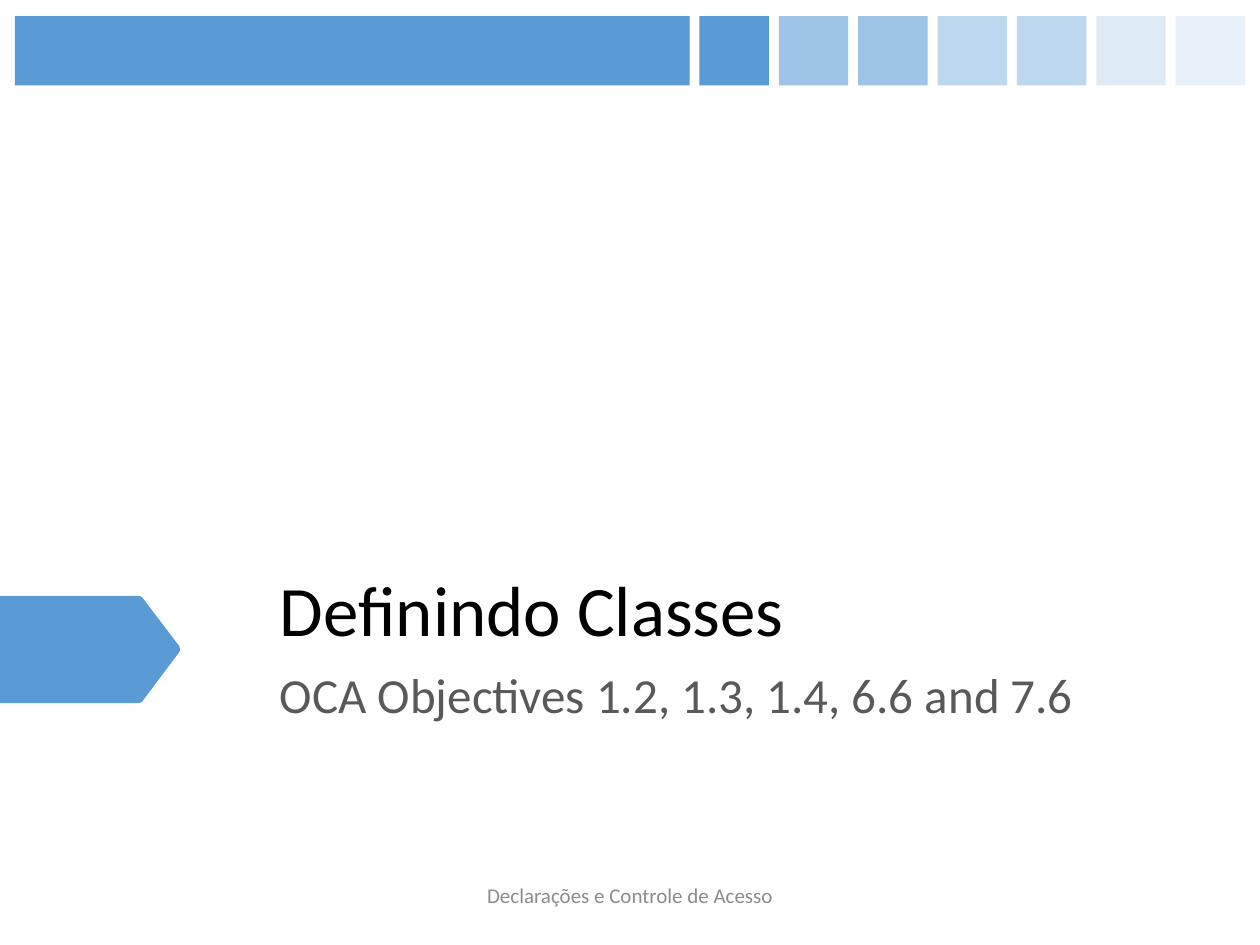
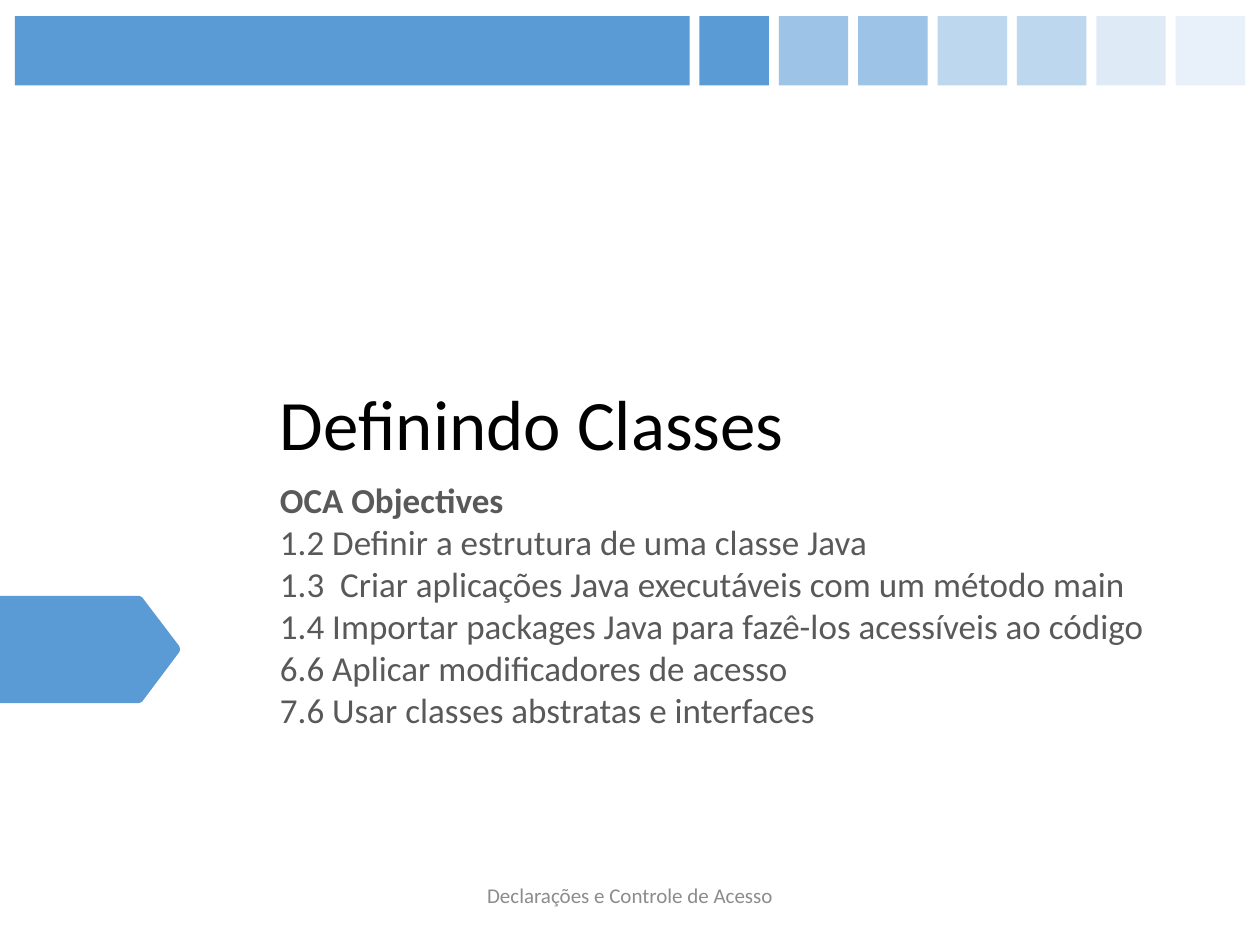
Before and after one commit to figueiredojrr/treinamentoJavaSeOcaAgosto, a slide deck: slide 8 of TreinamentoJavaSeOca/documentos/apresentação/OCA.pptx. Drawn at 1260x945 pixels with LibreOffice and Linux fonts; fonts in the diff are those of the drawing. Boxes give left, top, right and bottom in pixels: in the first picture for what was removed or moved away, otherwise in the second. Text is boxed around its words. In the diff, an @@ line names an element or a change of style, - is before the commit and + after.

```diff
--- a/TreinamentoJavaSeOca/documentos/apresentação/OCA.pptx
+++ b/TreinamentoJavaSeOca/documentos/apresentação/OCA.pptx
@@ title "Definindo Classes": place and size @@
-title "Definindo Classes" at [280, 586, 783, 637]
+title "Definindo Classes" at [280, 400, 783, 451]
@@ subtitle at [280, 488, 1143, 723]: text changed; size 28 to 20 pt @@
-OCA Objectives 1.2, 1.3, 1.4, 6.6 and 7.6
+OCA Objectives
+1.2 Definir a estrutura de uma classe Java
+1.3 Criar aplicações Java executáveis com um método main
+1.4 Importar packages Java para fazê-los acessíveis ao código
+6.6 Aplicar modificadores de acesso
+7.6 Usar classes abstratas e interfaces
```
Also in this commit, not shown: 21 other slides changed, 4 slides removed.
